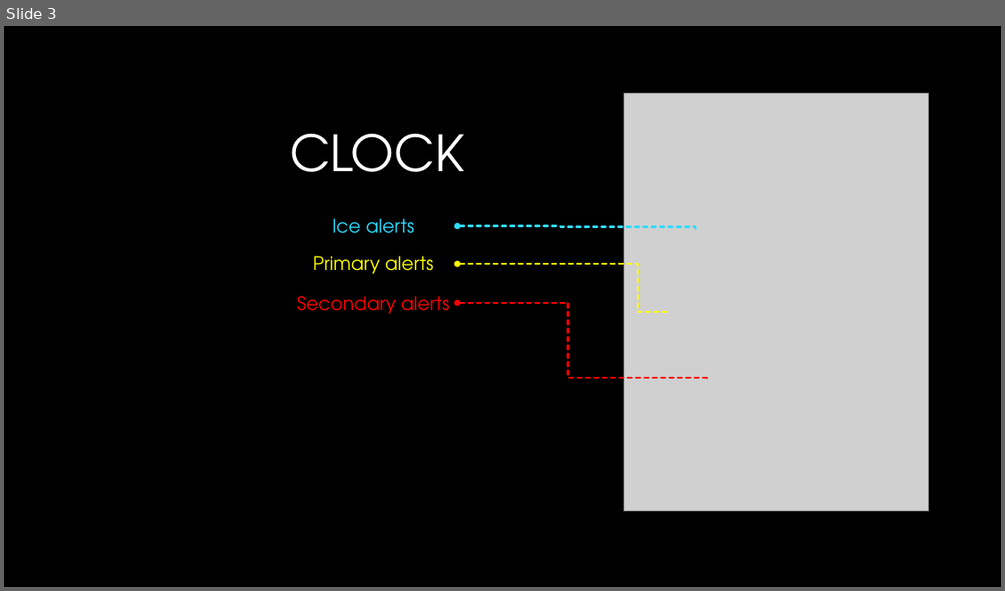
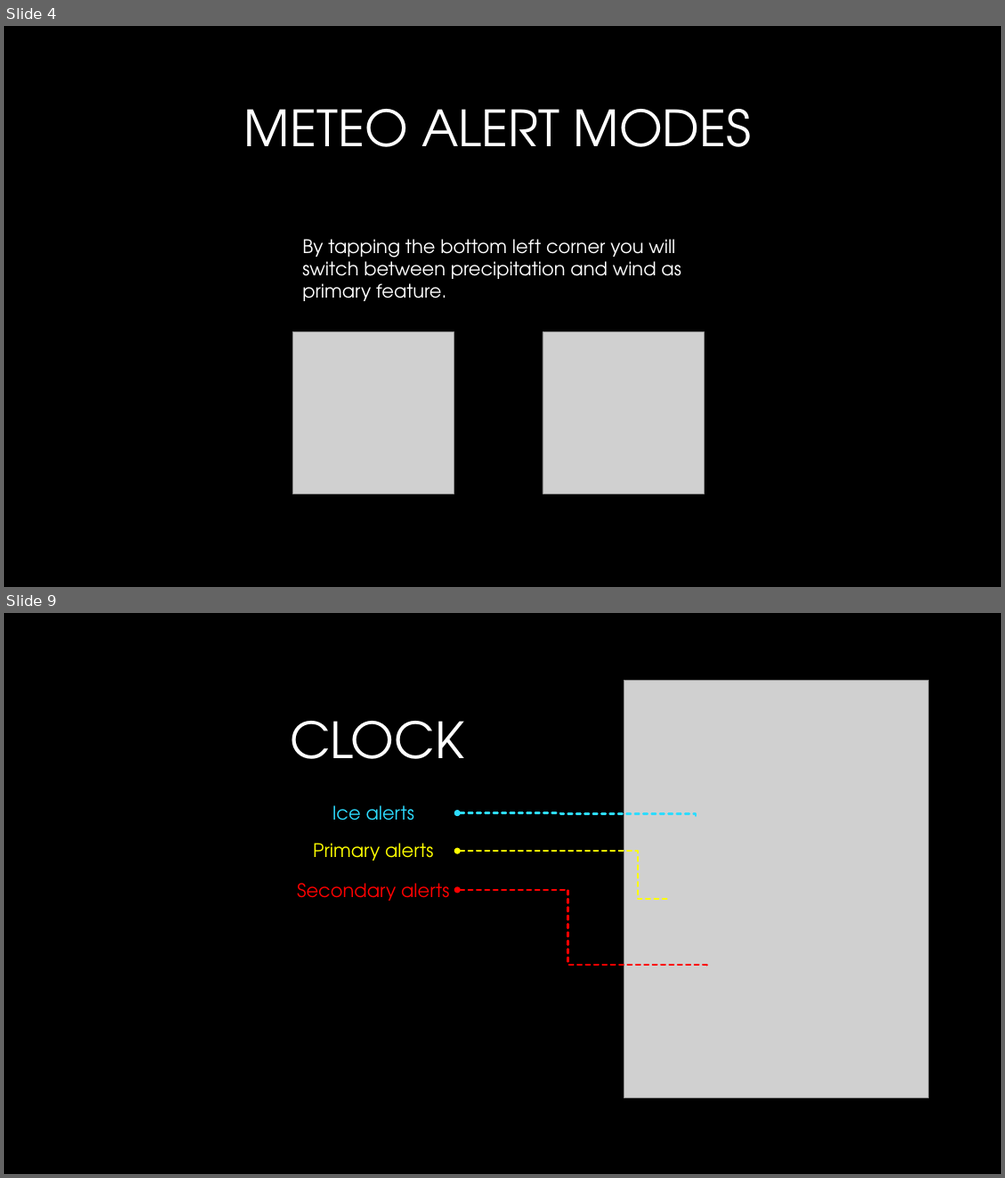
Before and after one commit to alessandroame/FitBit-WeatherNerd-Watchface, a slide deck: WeatherNerd - User manual.pptx. Shown one above the other, each under a label of ours: slide 3 before the commit, slides 4 and 9 after it; the slides between them are not shown. The pictures are 1005x591 and 1005x1178 pixels, drawn with LibreOffice and Linux fonts; fonts in the diff are those of the drawing; grey boxes stand for pictures; background and template pictures are left out. Boxes give left, top, right and bottom in pixels: in the first picture for what was removed or moved away, otherwise in the second. Text is boxed around its words. In the diff, an @@ line names an element or a change of style, - is before the commit and + after.

```diff
--- a/WeatherNerd - User manual.pptx
+++ b/WeatherNerd - User manual.pptx
@@ slide 4 added at <box>4,26,1001,587</box>, background picture (left out) @@
@@ title added at <box>244,109,752,147</box>, 48 pt, text gradient #FFFFFF to #A6A6A6 @@
+METEO ALERT MODES
@@ text added at <box>302,239,680,301</box>, 18 pt, text #FFFFFF @@
+By tapping the bottom left corner you will switch between precipitation and wind as primary feature.
@@ picture added at <box>292,332,454,493</box> @@
@@ picture added at <box>542,332,704,493</box> @@
@@ what was slide 3 is now slide 9 @@
```
Also in this commit, not shown: 2 slides changed, 5 other slides added, 1 slide removed.
